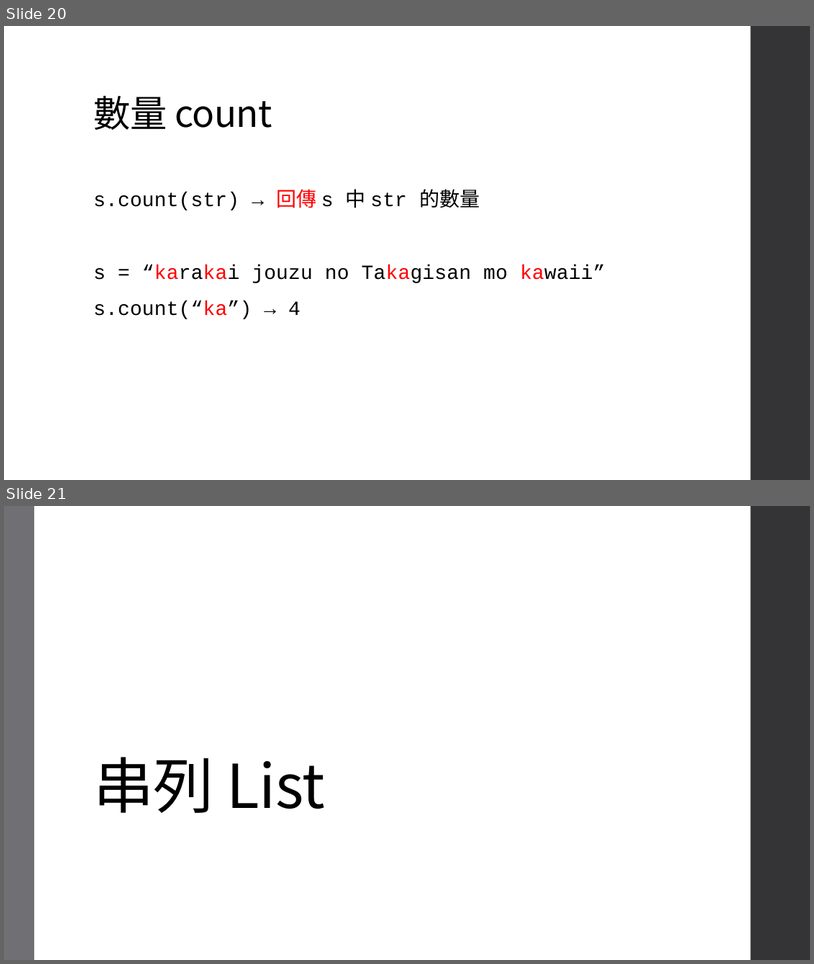
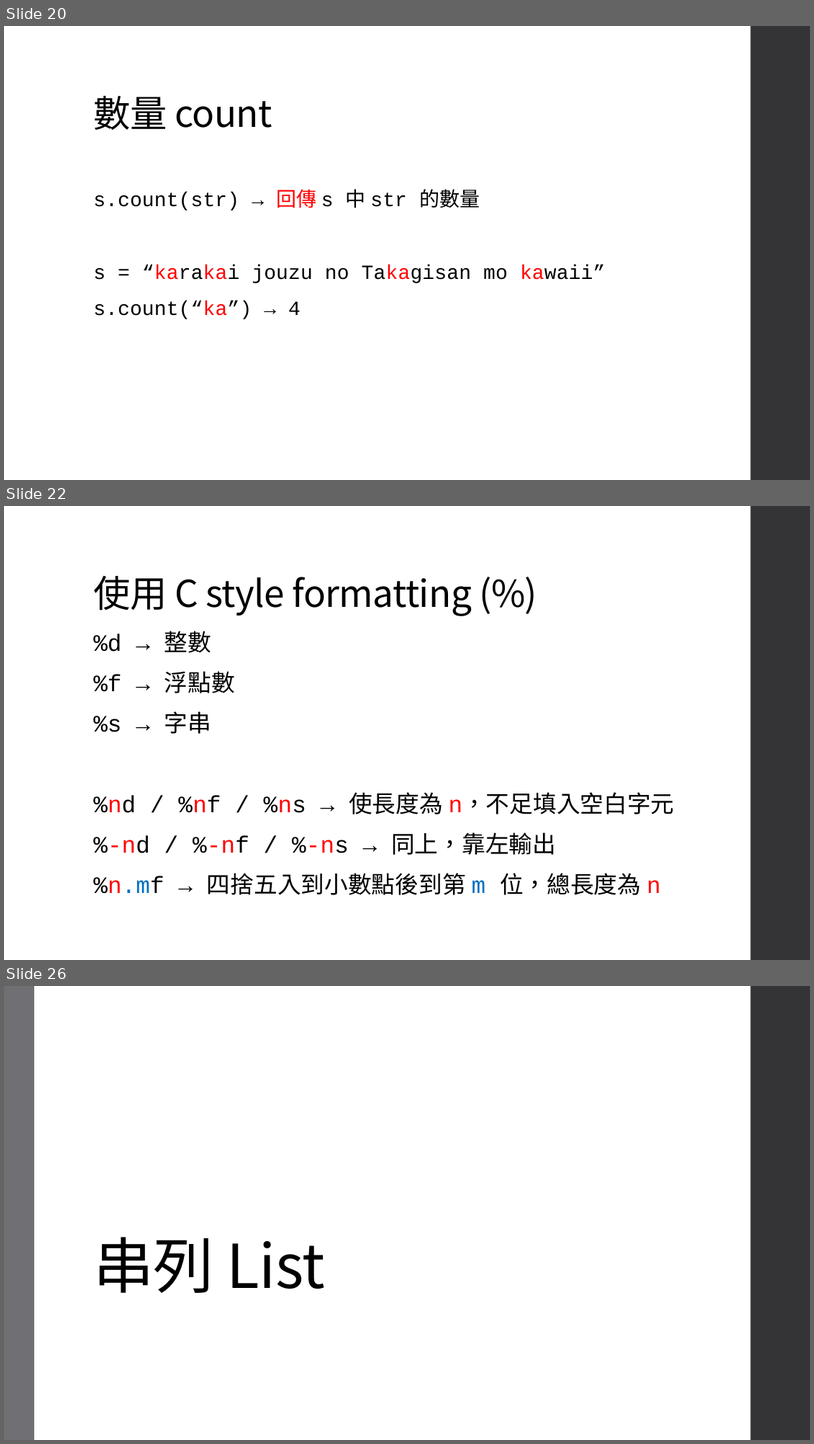
Before and after one commit to an920107/ServiceLearning, a slide deck: Class 4 字串、串列、迭代.pptx. Shown one above the other, each under a label of ours: slides 20 and 21 before the commit, slides 20, 22 and 26 after it; the slides between them are not shown. The pictures are 814x964 and 814x1444 pixels, drawn with LibreOffice and Linux fonts; fonts in the diff are those of the drawing. Boxes give left, top, right and bottom in pixels: in the first picture for what was removed or moved away, otherwise in the second. Text is boxed around its words. In the diff, an @@ line names an element or a change of style, - is before the commit and + after.

```diff
--- a/Class 4 字串、串列、迭代.pptx
+++ b/Class 4 字串、串列、迭代.pptx
@@ slide 22 added at (4,506,810,960), background #FFFFFF; not listed: 1 template element that a slide beside it also shows @@
@@ title added at (93,576,473,616), 44 pt, text #000000 @@
+使用 C style formatting (%)
@@ text added at (93,631,675,895), 28 pt, text #000000 @@
+%d → 整數
+%f → 浮點數
+%s → 字串
+%nd / %nf / %ns → 使長度為 n，不足填入空白字元
+%-nd / %-nf / %-ns → 同上，靠左輸出
+%n.mf → 四捨五入到小數點後到第 m 位，總長度為 n
@@ what was slide 21 is now slide 26 @@
```
Also in this commit, not shown: 5 other slides added, 1 other file.
